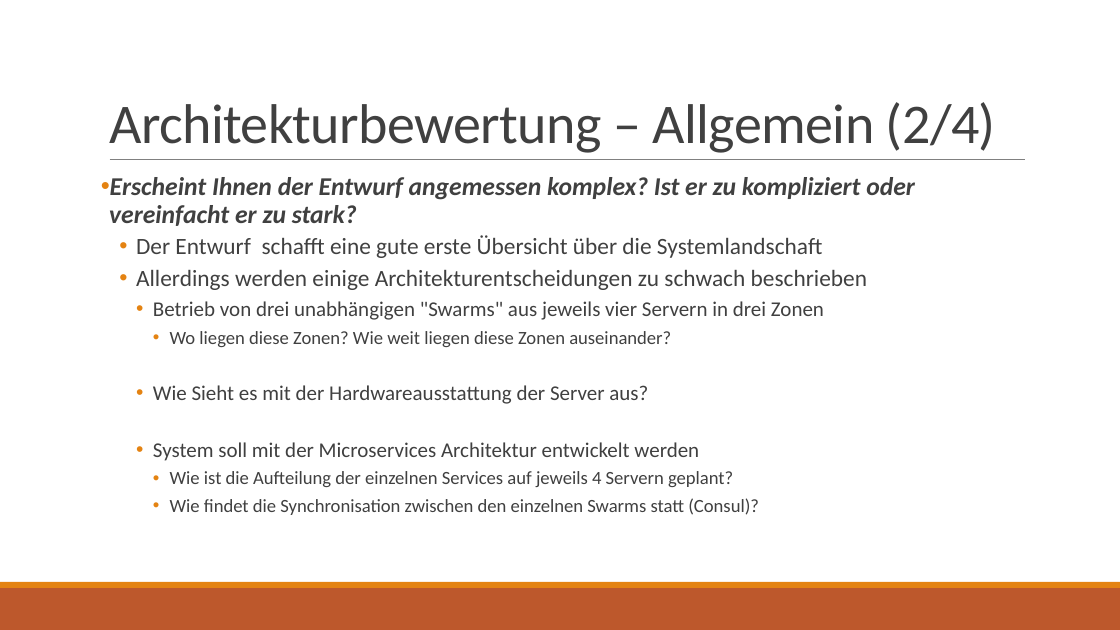
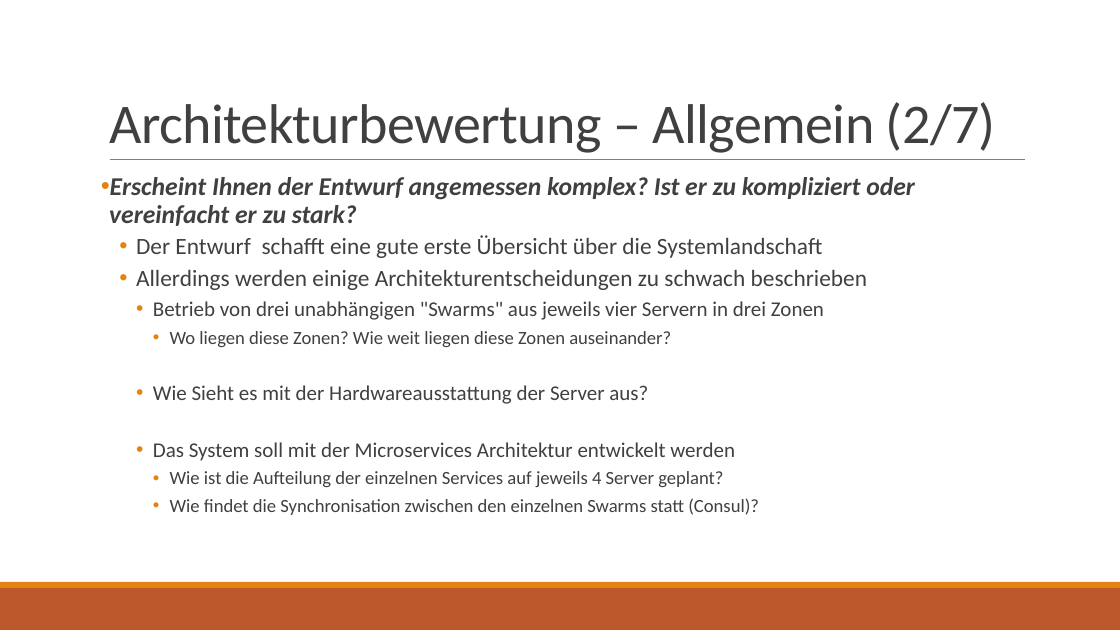
Before and after one commit to jnk111/AI_Praktikum, a slide deck: slide 10 of Aufgaben/P4/Loesung/Wochenplansoftware - Architekturbewertung.pptx. Drawn at 1120x630 pixels with LibreOffice and Linux fonts; fonts in the diff are those of the drawing. Boxes give left, top, right and bottom in pixels: in the first picture for what was removed or moved away, otherwise in the second. Text is boxed around its words. In the diff, an @@ line names an element or a change of style, - is before the commit and + after.

```diff
--- a/Aufgaben/P4/Loesung/Wochenplansoftware - Architekturbewertung.pptx
+++ b/Aufgaben/P4/Loesung/Wochenplansoftware - Architekturbewertung.pptx
@@ title at [109,102,996,153]: text changed @@
-Architekturbewertung – Allgemein (2/4)
+Architekturbewertung – Allgemein (2/7)
@@ text at [153,442,735,487]: text changed @@
-    • System soll mit der Microservices Architektur entwickelt werden
-      • Wie ist die Aufteilung der einzelnen Services auf jeweils 4 Servern geplant?
+    • Das System soll mit der Microservices Architektur entwickelt werden
+      • Wie ist die Aufteilung der einzelnen Services auf jeweils 4 Server geplant?
```
Also in this commit, not shown: 11 other slides changed, 2 slides added, 1 other file.
